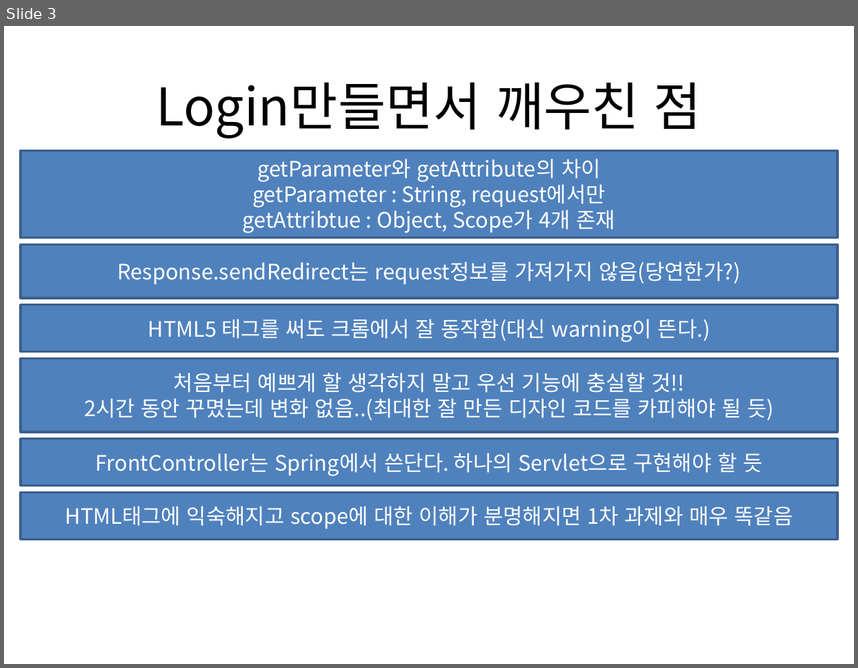
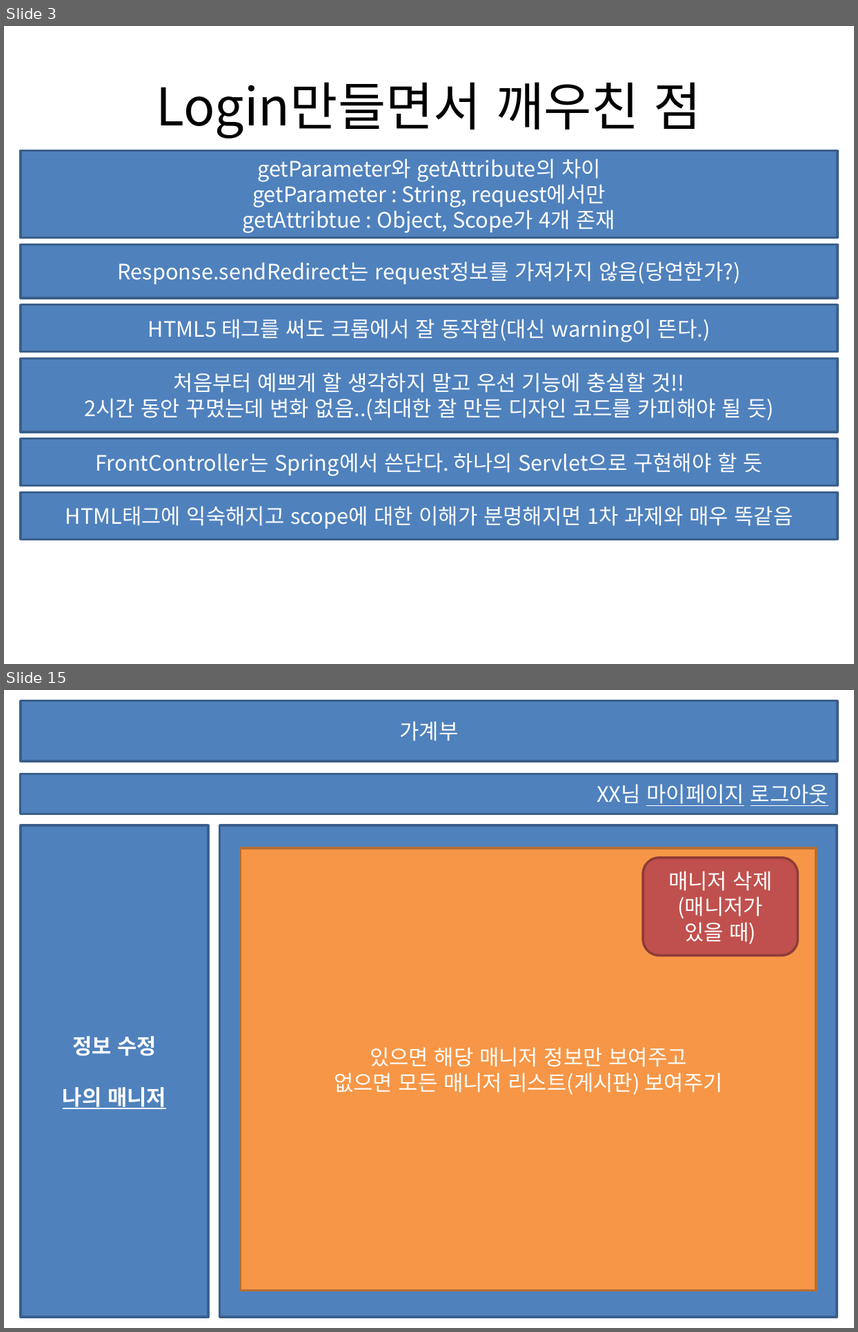
Before and after one commit to seojinkim/SecondProject, a slide deck: SecondProject/SecondProject.pptx. Shown one above the other, each under a label of ours: slide 3 before the commit, slides 3 and 15 after it; the slides between them are not shown. The pictures are 858x668 and 858x1332 pixels, drawn with LibreOffice and Linux fonts; fonts in the diff are those of the drawing. Boxes give left, top, right and bottom in pixels: in the first picture for what was removed or moved away, otherwise in the second. Text is boxed around its words. In the diff, an @@ line names an element or a change of style, - is before the commit and + after.

```diff
--- a/SecondProject/SecondProject.pptx
+++ b/SecondProject/SecondProject.pptx
@@ slide 15 added at (4, 690, 854, 1328), background #FFFFFF @@
@@ rectangle added at (21, 701, 838, 761), fill #4F81BD, outline #3A5F8C 2 pt, 18 pt, text #FFFFFF @@
+가계부
@@ rectangle added at (20, 774, 837, 814), fill #4F81BD, outline #3A5F8C 2 pt, 18 pt, text #FFFFFF, underline @@
+XX님 마이페이지 로그아웃
@@ rectangle added at (21, 825, 208, 1317), fill #4F81BD, outline #3A5F8C 2 pt, 18 pt, text #FFFFFF, bold, underline @@
+정보 수정
+나의 매니저
@@ rectangle added at (220, 825, 837, 1317), fill #4F81BD, outline #3A5F8C 2 pt @@
@@ rectangle added at (240, 848, 816, 1290), fill #F79646, outline #B76F34 2 pt, 18 pt, text #FFFFFF @@
+있으면 해당 매니저 정보만 보여주고
+없으면 모든 매니저 리스트(게시판) 보여주기
@@ rounded rectangle added at (643, 858, 798, 955), fill #C0504D, outline #8E3B39 2 pt, 18 pt, text #FFFFFF @@
+매니저 삭제(매니저가 있을 때)
```
Also in this commit, not shown: 1 slide changed, 11 other slides added, 45 other files.
